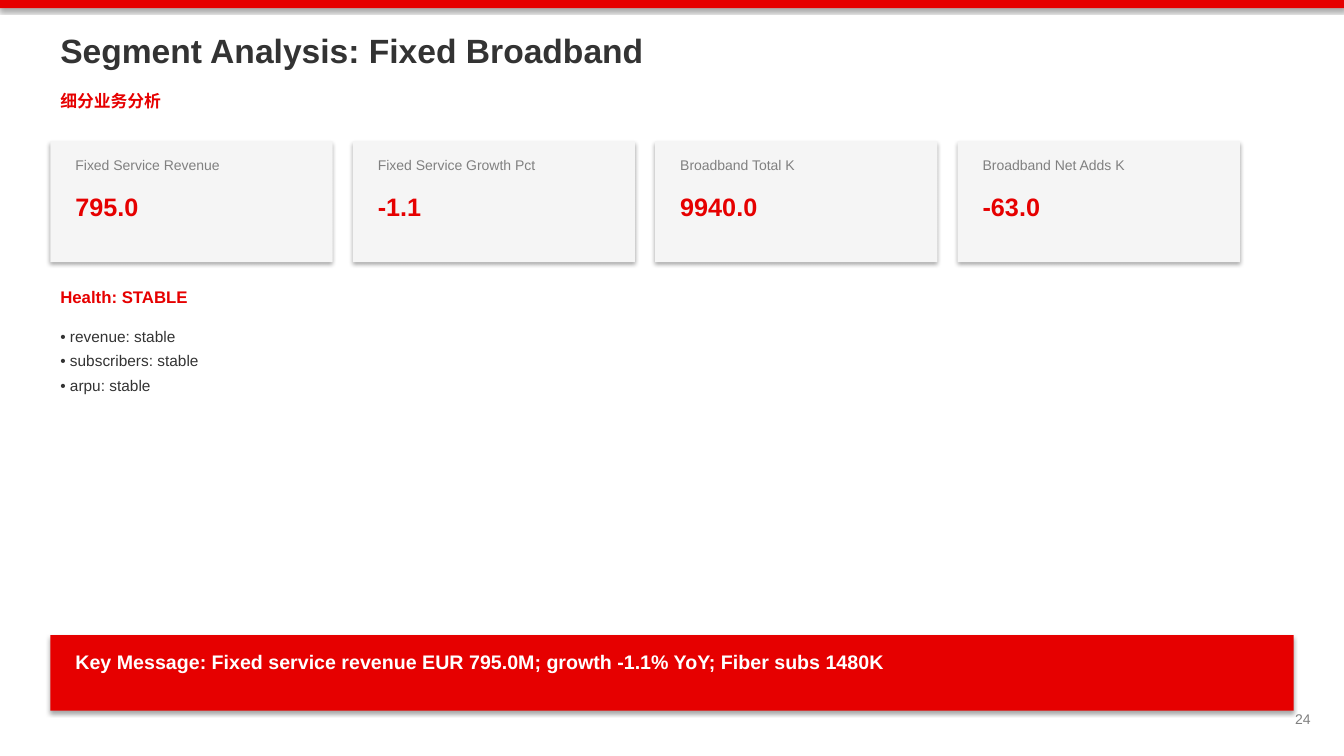
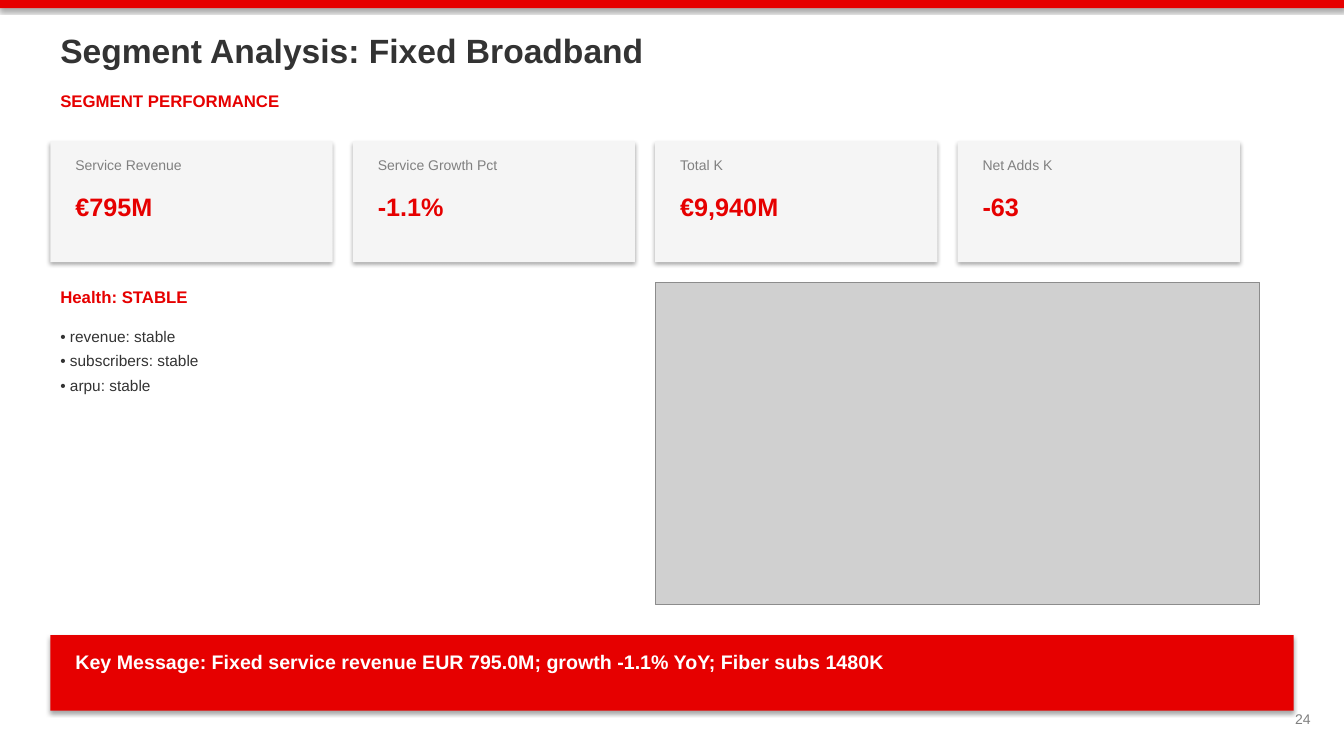
Before and after one commit to mypinseeker/BLM-Financial-Report-Analysis, a slide deck: slide 24 of data/output/blm_vodafone_germany_q3fy26_v2_draft.pptx. Drawn at 1344x756 pixels with LibreOffice and Linux fonts; fonts in the diff are those of the drawing; grey boxes stand for pictures. Boxes give left, top, right and bottom in pixels: in the first picture for what was removed or moved away, otherwise in the second. Text is boxed around its words. In the diff, an @@ line names an element or a change of style, - is before the commit and + after.

```diff
--- a/data/output/blm_vodafone_germany_q3fy26_v2_draft.pptx
+++ b/data/output/blm_vodafone_germany_q3fy26_v2_draft.pptx
@@ text at [60,95,279,107]: text changed @@
-细分业务分析
+SEGMENT PERFORMANCE
@@ text at [75,160,182,170]: text changed @@
-Fixed Service Revenue
+Service Revenue
@@ text at [378,160,497,170]: text changed @@
-Fixed Service Growth Pct
+Service Growth Pct
@@ text at [680,160,723,170]: text changed @@
-Broadband Total K
+Total K
@@ text at [983,160,1052,170]: text changed @@
-Broadband Net Adds K
+Net Adds K
@@ text at [75,198,152,217]: text changed @@
-795.0
+€795M
@@ text at [378,198,444,217]: text changed @@
--1.1
+-1.1%
@@ text at [680,198,778,220]: text changed @@
-9940.0
+€9,940M
@@ text at [983,198,1019,217]: text changed @@
--63.0
+-63
@@ picture added at [655,282,1260,605] @@
```
Also in this commit, not shown: 37 other slides changed, 1 other file.
